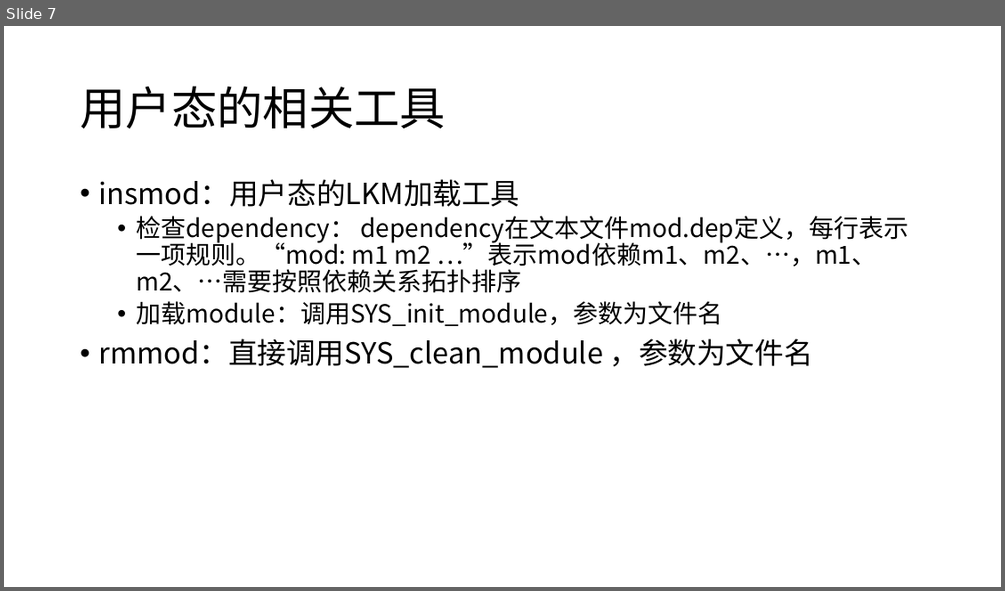
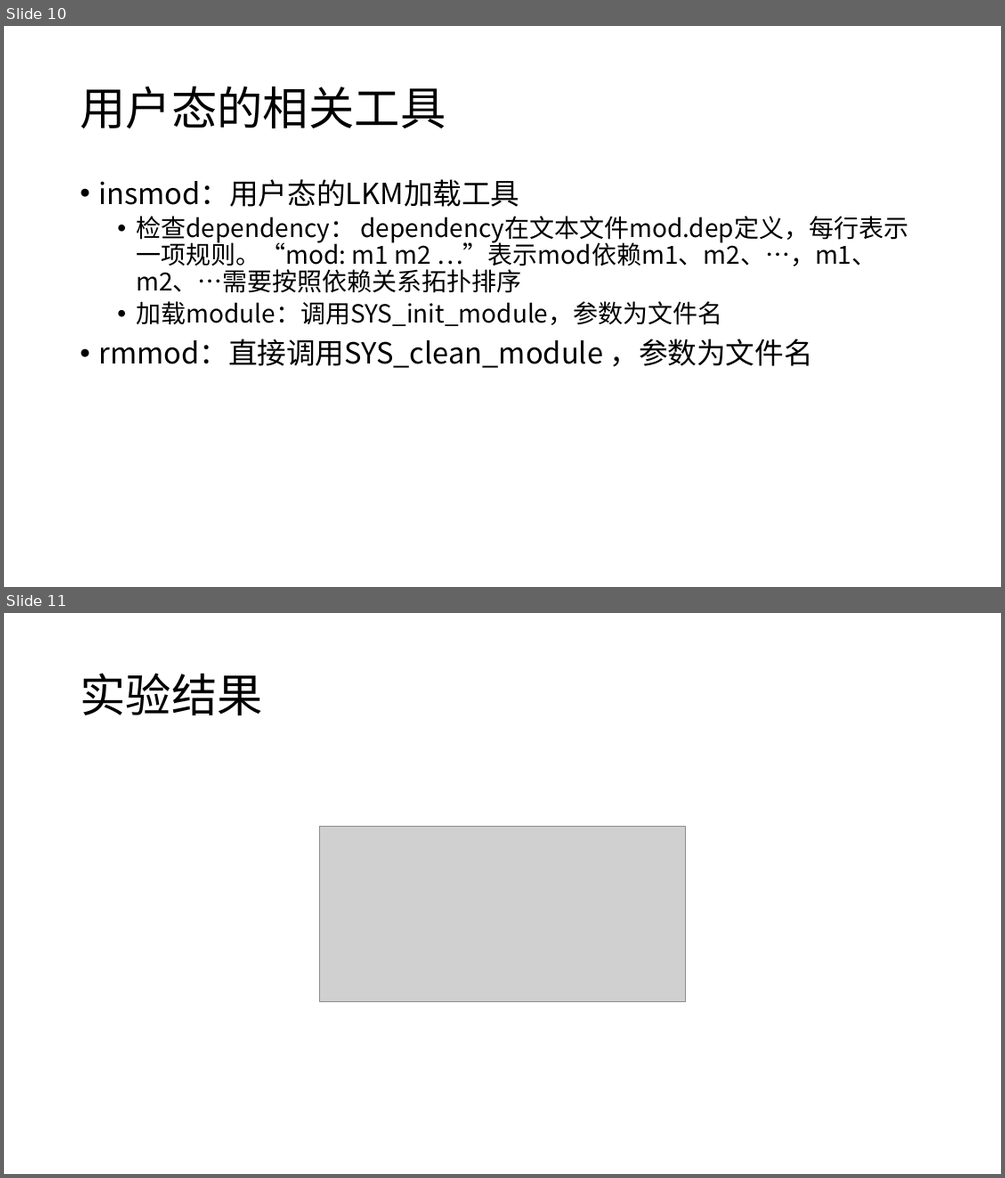
Before and after one commit to ivanium/RustOS, a slide deck: docs/final_final_pre.pptx. Shown one above the other, each under a label of ours: slide 7 before the commit, slides 10 and 11 after it. The pictures are 1005x591 and 1005x1178 pixels, drawn with LibreOffice and Linux fonts; fonts in the diff are those of the drawing; grey boxes stand for pictures. Boxes give left, top, right and bottom in pixels: in the first picture for what was removed or moved away, otherwise in the second. Text is boxed around its words. In the diff, an @@ line names an element or a change of style, - is before the commit and + after.

```diff
--- a/docs/final_final_pre.pptx
+++ b/docs/final_final_pre.pptx
@@ slide 11 added at bbox=[4, 613, 1001, 1174], background #FFFFFF @@
@@ title added at bbox=[80, 673, 262, 715], 44 pt, text #000000 @@
+实验结果
@@ picture added at bbox=[320, 826, 685, 1002] @@
@@ what was slide 7 is now slide 10 @@
```
Also in this commit, not shown: 3 slides changed, 4 other slides added.
